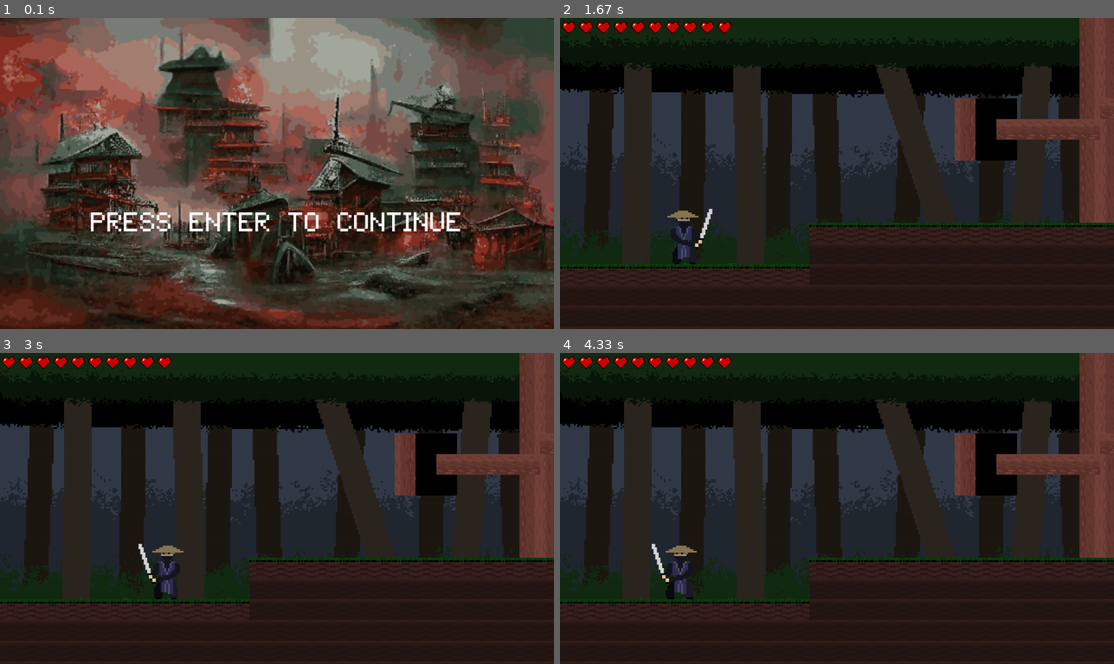
Above: before the commit, frames 1-4 (two rows, left to right).
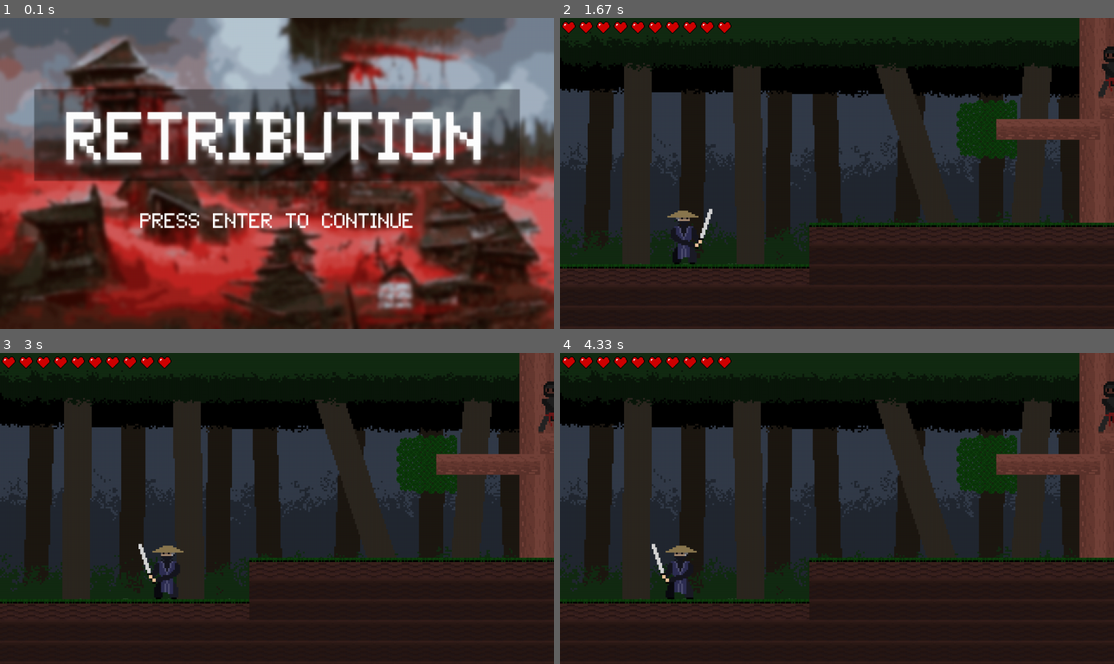
Above: after the commit, the same moments.

Repository: Mallet-Marie/pygame_metroidvania
Game: pygame game, started from game.py
Same seed, same stepped clock (60 frames per second), same inputs: the game is played once before the commit and once after it.
Inputs (mouse positions are in pixels of both pictures, inside the frame that each line leads up to):
- Up to frame 1 (0.1 s): no input
- Up to frame 2 (1.67 s): tap Enter at 0.33 s; press the mouse at (626, 52) at 0.7 s; move the mouse to (692, 64) at 0.8 s; release the mouse at (753, 77) at 0.93 s; tap Space at 1 s; hold D from 1.33 s (still down)
- Up to frame 3 (3 s): release D at 1.8 s; hold W 1.83-2.13 s; hold D 2.17-2.63 s; hold A from 2.67 s (still down)
- Up to frame 4 (4.33 s): release A at 3.2 s; tap Enter at 3.23 s; press the mouse at (626, 387) at 3.6 s; move the mouse to (831, 489) at 3.7 s; release the mouse at (1030, 589) at 3.83 s; hold A from 4.23 s (still down)

The runs differ from the first frame. In frame 1, 84% of the frame differs, in the area x 0-100%, y 0-100%; in frame 2, 2.3%; in frame 3, 2.3%; in frame 4, 2.3%.

Commit message:
win and gameover screens

Diff:
--- a/final project ideas.txt
+++ b/final project ideas.txt
@@ -59,7 +59,6 @@
 	bosses
 	remappable controls
 	music/sfx
-	particle effect when sword/shuriken collides
 	win screen and lose screen
 description:
 	Retribution is a difficult 2d action platformer where you play as a ronin, fighting invaders
--- a/states/menu.py
+++ b/states/menu.py
@@ -11,39 +11,95 @@
         self.game = game
         self.index = 0
         self.buttons = pygame.sprite.Group()
+        self.dead_buttons = pygame.sprite.Group()
+        self.replay_buttons = pygame.sprite.Group()
         self.start_button = Button(self.game, WIDTH/4, 80, "start.png","start")
         self.options_button = Button(self.game, WIDTH/4, 180, "options.png", "options")
         self.quit_button = Button(self.game, WIDTH/4, 280, "quit.png", "quit")
+        self.retry_button = Button(self.game, WIDTH/5, 320, "retry.png", "retry")
+        self.retmenu_button = Button(self.game, WIDTH/2, 320, "retmenu.png", "retmenu")
+        self.quitdesk_button = Button(self.game, WIDTH - WIDTH/5, 320, "quitdesk.png", "quitdesk")
+        self.replay_button = Button(self.game, WIDTH/5, 320, "replay.png", "replay")
+        self.dead_image = pygame.image.load(path.join(self.game.assets_dir, "death_screen.png")).convert()
+        self.win_image = pygame.image.load(path.join(self.game.assets_dir, "win_screen.png")).convert()
+        self.dead_rect = self.dead_image.get_rect()
         self.buttons.add(self.start_button)
         self.buttons.add(self.options_button)
         self.buttons.add(self.quit_button)
+        self.dead_buttons.add(self.retry_button)
+        self.dead_buttons.add(self.retmenu_button)
+        self.dead_buttons.add(self.quitdesk_button)
+        self.replay_buttons.add(self.replay_button)
+        self.replay_buttons.add(self.retmenu_button)
+        self.replay_buttons.add(self.quitdesk_button)
         self.mouse = Mouse(game)
         self.prev_state = self.game.title_screen
         self.hovered = None
 
     def update(self, dt, inputs):
         self.mouse.update()
-        hovers = pygame.sprite.spritecollide(self.mouse, self.buttons, False)
-        self.hovered = None
-        for hover in hovers:
-            self.hovered = hover
-            pressed = pygame.mouse.get_pressed()
-            if pressed[0]:
-                if hover.key == "start":
-                    new_state = World(self.game)
-                    new_state.enter_state()
-                elif hover.key == "options":
-                    new_state = Options(self.game)
-                    new_state.enter_state()
-                elif hover.key == "quit":
-                    self.game.running = False
-                    self.game.playing = False
+        if not self.player_dead and not self.player_win:
+            hovers = pygame.sprite.spritecollide(self.mouse, self.buttons, False)
+            self.hovered = None
+            for hover in hovers:
+                self.hovered = hover
+                if inputs["l_click"]:
+                    if hover.key == "start":
+                        new_state = World(self.game)
+                        new_state.enter_state()
+                    elif hover.key == "options":
+                        new_state = Options(self.game)
+                        new_state.enter_state()
+                    elif hover.key == "quit":
+                        self.game.running = False
+                        self.game.playing = False
+
+        elif self.player_dead and not self.player_win:
+            hovers = pygame.sprite.spritecollide(self.mouse, self.dead_buttons, False)
+            self.hovered = None
+            for hover in hovers:
+                self.hovered = hover
+                if inputs["l_click"]:
+                    if hover.key == "retry":
+                        new_state = World(self.game)
+                        new_state.enter_state()
+                    elif hover.key == "retmenu":
+                        self.player_win = False
+                        self.player_dead = False
+                    elif hover.key == "quitdesk":
+                        self.game.running = False
+                        self.game.playing = False
+
+        elif not self.player_dead and self.player_win:
+            hovers = pygame.sprite.spritecollide(self.mouse, self.replay_buttons, False)
+            self.hovered = None
+            for hover in hovers:
+                self.hovered = hover
+                if inputs["l_click"]:
+                    if hover.key == "replay":
+                        new_state = World(self.game)
+                        new_state.enter_state()
+                    elif hover.key == "retmenu":
+                        self.player_win = False
+                        self.player_dead = False
+                    elif hover.key == "quitdesk":
+                        self.game.running = False
+                        self.game.playing = False
+
         self.game.reset_keys()
 
 
     def draw(self, display):
-        self.prev_state.draw(display)
-        self.buttons.draw(display)
+        if not self.player_dead and not self.player_win:
+            self.prev_state.draw(display)
+            self.buttons.draw(display)
+        elif self.player_dead and not self.player_win:
+            display.blit(self.dead_image, self.dead_rect)
+            self.dead_buttons.draw(display)
+        elif self.player_win and not self.player_dead:
+            display.blit(self.win_image, self.dead_rect)
+            self.replay_buttons.draw(display)
+
         if self.hovered:
             display.blit(self.hovered.fade, self.hovered.rect)
         display.blit(self.mouse.image, self.mouse.rect)
@@ -53,11 +109,11 @@
         pygame.sprite.Sprite.__init__(self)
         self.game = game
         self.key = key
-        self.image = pygame.image.load(path.join(self.game.assets_dir, img)).convert()
-        self.fade = pygame.Surface((120, 60))
+        self.image = pygame.image.load(path.join(self.game.assets_dir, img)).convert_alpha()
+        self.rect = self.image.get_rect()
+        self.fade = pygame.Surface((self.rect.width, self.rect.height))
         self.fade.set_alpha(100)
         self.fade.fill(BLACK)
-        self.rect = self.image.get_rect()
         self.rect.center = (x, y)
 
 class Mouse(pygame.sprite.Sprite):
--- a/states/pause.py
+++ b/states/pause.py
@@ -26,8 +26,7 @@
         self.hovered = None
         for hover in hovers:
             self.hovered = hover
-            pressed = pygame.mouse.get_pressed()
-            if pressed[0]:
+            if inputs["l_click"]:
                 if hover.key == "continue":
                     self.exit_state()
                 elif hover.key == "options":
--- a/states/state.py
+++ b/states/state.py
@@ -2,6 +2,7 @@
     def __init__(self, game):
         self.game = game
         self.prev_state = None
+        self.player_dead, self.player_win = False, False
 
     def update(self, dt, inputs):
         pass
--- a/states/title.py
+++ b/states/title.py
@@ -8,7 +8,7 @@
 class Title(State):
     def __init__(self, game):
         State.__init__(self, game)
-        self.image = pygame.image.load(path.join(self.game.assets_dir, "test4.png")).convert_alpha()
+        self.image = pygame.image.load(path.join(self.game.assets_dir, "Retribution_Title.png")).convert_alpha()
         self.rect = self.image.get_rect()
         self.show_text = True
 
@@ -23,4 +23,4 @@
     def draw(self, display):
         display.blit(self.image, self.rect) # Erase screen/draw background
         if self.show_text:
-            self.game.draw_text(display, "Press Enter to Continue", 32, WHITE, WIDTH/2, HEIGHT-128)
+            self.game.draw_text(display, "Press Enter to Continue", 24, WHITE, WIDTH/2, HEIGHT-128)
--- a/states/world.py
+++ b/states/world.py
@@ -1,6 +1,7 @@
 import pygame
 import json
 from os import path
+import math
 from states.state import State
 from states.pause import PauseMenu
 from settings import *
@@ -27,8 +28,12 @@
     def __init__(self, id, pos, flip, surface):
         Tile.__init__(self, id, pos)
         self.image = surface
-        if flip:
+        if flip == 1:
             self.image = pygame.transform.flip(self.image, True, False)
+        elif flip == 2:
+            self.image = pygame.transform.flip(self.image, False, True)
+        elif flip == 3:
+            self.image = pygame.transform.flip(self.image, True, True)
 
 class CameraGroup(pygame.sprite.Group):
     def __init__(self, game):
@@ -43,7 +48,7 @@
         self.cam_width = WIDTH - (self.cam_left + self.cam_right)
         self.cam_height = HEIGHT - (self.cam_top + self.cam_bottom)
         self.camera_rect = pygame.Rect(self.cam_left, self.cam_top, self.cam_width, self.cam_height)
-        self.visible_rect = pygame.Rect(0, 0, WIDTH, HEIGHT)
+        self.visible_rect = pygame.Rect(-50, -50, WIDTH+100, HEIGHT+100)
 
     def custom_draw(self, display, player):
         self.offsetx, self.offsety = self.camera_rect.left - self.cam_left, self.camera_rect.top - self.cam_top
@@ -57,13 +62,70 @@
             self.camera_rect.top = player.hitbox.top
         if player.hitbox.bottom > self.camera_rect.bottom and (player.hitbox.bottom < 456 or player.hitbox.bottom > 504):
             self.camera_rect.bottom = player.hitbox.bottom
-        self.visible_rect.topleft = self.camera_rect.x-200, self.camera_rect.y-50
+        self.visible_rect.topleft = self.camera_rect.x-250, self.camera_rect.y-100
         self.game.visible_rect.topleft = self.visible_rect.topleft
         for sprite in self.sprites():
             if self.visible_rect.colliderect(sprite.hitbox):
                 offset_x = sprite.rect.x - self.offsetx
                 offset_y = sprite.rect.y - self.offsety
                 display.blit(sprite.image, (offset_x, offset_y))
+
+class Spark():
+    def __init__(self, loc, angle, speed, color, scale=1):
+        self.loc = loc
+        self.angle = angle
+        self.speed = speed
+        self.scale = scale
+        self.color = color
+        self.alive = True
+
+    def point_towards(self, angle, rate):
+        rotate_direction = ((angle - self.angle + math.pi * 3) % (math.pi * 2)) - math.pi
+        try:
+            rotate_sign = abs(rotate_direction) / rotate_direction
+        except ZeroDivisionError:
+            rotate_sing = 1
+        if abs(rotate_direction) < rate:
+            self.angle = angle
+        else:
+            self.angle += rate * rotate_sign
+
+    def calculate_movement(self, dt):
+        return [math.cos(self.angle) * self.speed * dt, math.sin(self.angle) * self.speed * dt]
+
+
+    # gravity and friction
+    def velocity_adjust(self, friction, force, terminal_velocity, dt):
+        movement = self.calculate_movement(dt)
+        movement[1] = min(terminal_velocity, movement[1] + force * dt)
+        movement[0] *= friction
+        self.angle = math.atan2(movement[1], movement[0])
+        # if you want to get more realistic, the speed should be adjusted here
+
+    def move(self, dt):
+        movement = self.calculate_movement(dt)
+        self.loc[0] += movement[0]
+        self.loc[1] += movement[1]
+
+        # a bunch of options to mess around with relating to angles...
+        self.point_towards(math.pi / 2, 0.02)
+        #self.velocity_adjust(0.975, 0.2, 8, dt)
+        #self.angle += 0.1
+
+        self.speed -= 0.3
+
+        if self.speed <= 0:
+            self.alive = False
+
+    def draw(self, surf, offset=[0, 0]):
+        if self.alive:
+            points = [
+                [self.loc[0] + math.cos(self.angle) * self.speed * self.scale,self.loc[1] + math.sin(self.angle) * self.speed * self.scale],
+                [self.loc[0] + math.cos(self.angle + math.pi / 2) * self.speed * self.scale * 0.3,+ self.loc[1] + math.sin(self.angle + math.pi / 2) * self.speed * self.scale * 0.3],
+                [self.loc[0] - math.cos(self.angle) * self.speed * self.scale * 3.5,self.loc[1] - math.sin(self.angle) * self.speed * self.scale * 3.5],
+                [self.loc[0] + math.cos(self.angle - math.pi / 2) * self.speed * self.scale * 0.3,self.loc[1] - math.sin(self.angle + math.pi / 2) * self.speed * self.scale * 0.3],
+                ]
+            pygame.draw.polygon(surf, self.color, points)
 
 class World(State):
     def __init__(self, game):
@@ -80,8 +142,10 @@
         self.spawn_sprites()
         self.image = pygame.image.load(path.join(self.game.assets_dir, "forest.png")).convert_alpha()
         self.rect = self.image.get_rect()
-        self.visible_rect = pygame.Rect(0, 0, WIDTH, HEIGHT)
+        self.visible_rect = pygame.Rect(-50, -50, WIDTH+100, HEIGHT+100)
         self.leave_state = False
+        self.sparks = []
+        self.offset = [0, 0]
         #print(self.all_sprites.sprites())
 
     def collide_hitbox(self, left, right):
@@ -103,7 +167,7 @@
         return corner_distance_sq <= right.radius**2.0
 
     def create_tile_group(self):
-        image = pygame.image.load(path.join(self.game.assets_dir, "tileset3.png")).convert_alpha()
+        image = pygame.image.load(path.join(self.game.assets_dir, "tileset4.png")).convert_alpha()
         with open("map4.ldtk", "r") as map_file:
             map_data = json.load(map_file)
         #tile_group = pygame.sprite.Group()
@@ -112,16 +176,23 @@
             pos = level_data[i]["px"]
             src = level_data[i]["src"]
             tile_id = level_data[i]["t"]
-            flip = bool(level_data[i]["f"])
-            new_surf = pygame.Surface((TILE_SIZE, TILE_SIZE))
+            flip = level_data[i]["f"]
+            new_surf = pygame.Surface((TILE_SIZE, TILE_SIZE), flags = SRCALPHA).convert_alpha()
             new_surf.blit(image, (0, 0), pygame.Rect(src[0], src[1], TILE_SIZE, TILE_SIZE))
             tile = StaticTile(tile_id, pos, flip, new_surf)
             #tile_group.add(tile)
             self.all_sprites.add(tile)
-            if tile.id == 4 or tile.id == 0 or tile.id == 7:
+            if tile.id == 0 or tile.id == 6 or tile.id == 9 or tile.id == 4 or tile.id == 5:
                 self.collision_tiles.add(tile)
             self.all_sprites.add()
         map_file.close()
+
+    def handle_sparks(self, dt, display):
+        for i, spark in sorted(enumerate(self.sparks), reverse=True):
+            spark.move(dt)
+            spark.draw(display)
+            if not spark.alive:
+                self.sparks.pop(i)
 
     def spawn_sprites(self):
         with open("map4.ldtk", "r") as map_file:
@@ -177,12 +248,29 @@
         player_leave = self.collide_hitbox(self.player, self.gate)
         if player_leave and len(self.mobs) <= 0:
             if abs(self.player.hitbox.centerx - self.gate.hitbox.centerx) <= 10:
+                self.prev_state.player_win = True
+                self.prev_state.player_dead = False
                 self.exit_state()
-        if self.player.health <= 0 or self.leave_state:
-                self.exit_state()
+        if self.player.health <= 0:
+            self.prev_state.player_dead = True
+            self.prev_state.player_win = False
+            self.exit_state()
+        elif self.leave_state:
+            self.exit_state()
         #print(bool(self.mobs))
+        mx, my = pygame.mouse.get_pos()
         parry_hits = pygame.sprite.groupcollide(self.attacks, self.mob_attacks, False, True, pygame.sprite.collide_circle)
+        for hit in parry_hits:
+            self.offset[0] = 64 + hit.hitbox.x - self.all_sprites.offsetx
+            self.offset[1] = 32 + hit.hitbox.y - self.all_sprites.offsety
+            for i in range(25):
+                self.sparks.append(Spark([self.offset[0], self.offset[1]], math.radians(random.randint(0, 360)), random.randint(3, 6), (235, 130, 0), 2))
         mob_melee_parry = pygame.sprite.groupcollide(self.attacks, self.mob_melee, True, True, pygame.sprite.collide_circle)
+        for hit in mob_melee_parry:
+            self.offset[0] = 64 + hit.hitbox.x - self.all_sprites.offsetx
+            self.offset[1] = 32 + hit.hitbox.y - self.all_sprites.offsety
+            for i in range(25):
+                self.sparks.append(Spark([self.offset[0], self.offset[1]], math.radians(random.randint(0, 360)), random.randint(3, 6), (235, 130, 0), 2))
 
     def draw_health(self, display, x, y, health):
         for i in range(health):
@@ -197,4 +285,5 @@
         #display.fill(WHITE)
         # *after* drawing everything, flip the display
         self.all_sprites.custom_draw(display, self.player)
+        self.handle_sparks(self.game.dt, self.game.canvas)
         self.draw_health(display, 10, 10, self.player.health)
Binary file added: assets/death_screen.png
Binary file added: assets/quitdesk.png
Binary file added: assets/replay.png
Binary file added: assets/retmenu.png
Binary file added: assets/retry.png
Binary file added: assets/win_screen.png
